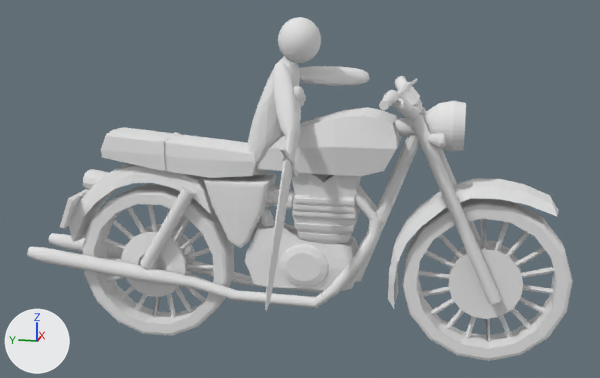
An edit to the OBJ model Resources/bossbik2/bossbik2.obj, drawn before and after from the same camera.
Both versions are drawn from a camera (50 mm lens) standing at (-11.26, -1.14, 4.4) and looking at (-0.38, 1.04, 1.68). Arrows for +X, +Y and +Z are at lower left; the lights stay in place. Where no turn or scale is listed for an object, it has been applied to the vertices. Vertices at the same position are counted once.

Objects in the first picture: 'Engine_1_Cube.002', 'Engine_2_Cube.002', 'Engine_3_Cube.002', 'Exhaust_left_Cylinder.001_Exhaust_left_Cylinder.003', 'Front_bumper_left_Cylinder.002', 'Front_water_Cube.002', 'Front_wheel_Cylinder.002', 'Front_wheel_inside_Cylinder.002', 'Gas_Tank_Cube.002', 'Rear_water_Cube.002', 'Rear_wheel_Cylinder.002', 'Rear_wheel_inside_Cylinder.002', 'Seat_Cube.001', '球_球.002', '立方体.001', '立方体.002', '立方体.003'.
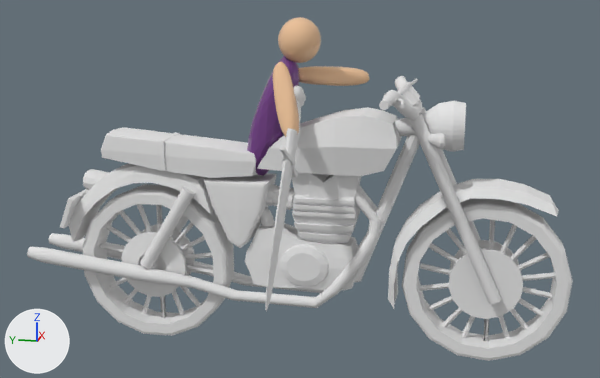
Boxes [x1, y1, x2, y2] around the edits, measured in the pictures (600 x 378 px; the box of a moved part takes in the faces that stretch with it):
'Front_wheel_inside_Cylinder.002', mesh turned: before [418, 218, 554, 342]; after [419, 220, 556, 342]
'Rear_wheel_inside_Cylinder.002', reshaped: before [103, 205, 213, 318]; after [100, 204, 213, 318]
'立方体.001', recoloured, surface changed (grey to purple): [247, 56, 300, 176] in both
'球_球.002', recoloured (white to beige): [278, 17, 321, 63] in both
'立方体.003', recoloured, surface changed (white to beige): [273, 62, 299, 137] in both
'立方体.002', recoloured, surface changed (grey to beige): [299, 66, 369, 86] in both
part 2 of me_rear_wheel_inside_cylinder_002, moved or reshaped: before [127, 207, 193, 313]; after [118, 210, 201, 307]
part 3 of me_rear_wheel_inside_cylinder_002, moved or reshaped: before [103, 237, 210, 282]; after [100, 244, 213, 275]
part 4 of me_rear_wheel_inside_cylinder_002, moved or reshaped: before [107, 248, 211, 283]; after [109, 236, 205, 289]
part 5 of me_rear_wheel_inside_cylinder_002, moved or reshaped: before [135, 218, 190, 311]; after [142, 230, 174, 314]
part 6 of me_rear_wheel_inside_cylinder_002, moved or reshaped: before [147, 205, 176, 318]; after [136, 204, 185, 315]
part 7 of me_rear_wheel_inside_cylinder_002, moved or reshaped: before [112, 220, 205, 302]; after [106, 224, 192, 277]
part 8 of me_rear_wheel_inside_cylinder_002, moved or reshaped: before [103, 258, 213, 270]; after [184, 252, 213, 260]
part 9 of me_rear_wheel_inside_cylinder_002, moved or reshaped: before [118, 231, 203, 299]; after [124, 222, 194, 305]
part 10 of me_rear_wheel_inside_cylinder_002, rebuilt: before [153, 208, 170, 317]; after [156, 205, 166, 318]

Edits to the bpy script that builds the scene:
```text
Change me_front_wheel_inside_cylinder_002:
    where me_front_wheel_inside_cylinder_002.from_pydata(...)  # 111 vertices, 196 faces; spans x -0.03..0.05, y -2.5..-0.56, z -0.6..1.34
    me_front_wheel_inside_cylinder_002 part 1: the whole mesh is turned 5.4 degrees about the x axis through its middle, then moved by (0.0, -0.04, 0.01)
Change me_rear_wheel_inside_cylinder_002:
    remove me_rear_wheel_inside_cylinder_002.from_pydata(...)  # 111 vertices, 195 faces; spans x -0.06..0.03, y 2.25..4.19, z -0.64..1.29
    add me_rear_wheel_inside_cylinder_002.from_pydata(...)  # 112 vertices, 196 faces; spans x -0.06..0.03, y 2.27..4.2, z -0.59..1.36
    me_rear_wheel_inside_cylinder_002 part 2: the loose piece of 12 vertices spanning x -0.06..0.03, y 2.71..3.73, z -0.53..1.18 is turned -10.2 degrees about the x axis through its middle, then moved by (0.0, 0.02, 0.06)
    me_rear_wheel_inside_cylinder_002 part 3: the loose piece of 12 vertices spanning x -0.06..0.03, y 2.29..4.14, z -0.04..0.69 is turned -10.2 degrees about the x axis through its middle, then moved by (0.0, 0.02, 0.06)
    me_rear_wheel_inside_cylinder_002 part 4: the loose piece of 12 vertices spanning x -0.06..0.03, y 2.29..4.14, z -0.04..0.68 is turned -10.2 degrees about the x axis through its middle, then moved by (0.0, 0.02, 0.06)
    me_rear_wheel_inside_cylinder_002 part 5: the loose piece of 12 vertices spanning x -0.05..0.02, y 2.7..3.73, z -0.53..1.18 is turned -10.2 degrees about the x axis through its middle, then moved by (0.0, 0.02, 0.06)
    me_rear_wheel_inside_cylinder_002 part 6: the loose piece of 12 vertices spanning x -0.05..0.02, y 3.02..3.41, z -0.64..1.29 is turned -10.2 degrees about the x axis through its middle, then moved by (0.0, 0.02, 0.06)
    me_rear_wheel_inside_cylinder_002 part 7: the loose piece of 12 vertices spanning x -0.06..0.03, y 2.45..3.98, z -0.33..0.98 is turned -10.2 degrees about the x axis through its middle, then moved by (0.0, 0.02, 0.06)
    me_rear_wheel_inside_cylinder_002 part 8: the loose piece of 12 vertices spanning x -0.06..0.03, y 2.25..4.19, z 0.29..0.36 is turned -10.2 degrees about the x axis through its middle, then moved by (0.0, 0.02, 0.06)
    me_rear_wheel_inside_cylinder_002 part 9: the loose piece of 12 vertices spanning x -0.06..0.03, y 2.45..3.98, z -0.32..0.97 is scaled about its middle by (1, 0.837, 1.2), then moved by (0.0, 0.02, 0.06)
    me_rear_wheel_inside_cylinder_002 part 10: the loose piece of 15 vertices spanning x -0.05..0.02, y 3.01..3.42, z -0.64..1.29 is rebuilt with 16 vertices and now spans x -0.05..0.02, y 3.2..3.27, z -0.59..1.36
Change me_球_球_002:
    where me_球_球_002.from_pydata(...)  # 2882 vertices, 5760 faces; spans x -0.327..0.327, y 0.83..1.41, z 3.36..3.972
    remove me_球_球_002.materials.append(mat_none_001)  # white #e7e7e7
    add me_球_球_002.materials.append(mat_none)  # picture img_p1_png
Change me_立方体_001:
    where me_立方体_001.from_pydata(...)  # 146 vertices, 288 faces; spans x -0.38..0.4, y 1.12..1.87, z 1.74..3.45
    remove me_立方体_001.materials.append(mat_none_001)  # white #e7e7e7
    me_立方体_001 part 11: texture (UV) coordinates of 288 of 288 faces, centred in x -0.37..0.39, y 1.13..1.86, z 1.75..3.45, changed; they spanned u 0.12..0.88, v 0.0..1.0 and now span u 0.84..0.91, v 0.32..0.43
    add me_立方体_001.materials.append(mat_none)  # picture img_p1_png
Change me_立方体_002:
    where me_立方体_002.from_pydata(...)  # 578 vertices, 1152 faces; spans x 0.254..0.858, y 0.245..1.312, z 2.987..3.274
    remove me_立方体_002.materials.append(mat_none_001)  # white #e7e7e7
    me_立方体_002 part 12: texture (UV) coordinates of 1152 of 1152 faces, centred in x 0.256..0.857, y 0.246..1.311, z 2.988..3.273, changed; they spanned u 0.12..0.88, v 0.0..1.0 and now span u 0.51..0.69, v 0.25..0.49
    add me_立方体_002.materials.append(mat_none)  # picture img_p1_png
Change me_立方体_003:
    where me_立方体_003.from_pydata(...)  # 578 vertices, 1152 faces; spans x -0.856..-0.23, y 0.984..1.42, z 2.439..3.4
    remove me_立方体_003.materials.append(mat_none_001)  # white #e7e7e7
    me_立方体_003 part 13: texture (UV) coordinates of 1152 of 1152 faces, centred in x -0.854..-0.231, y 0.984..1.418, z 2.442..3.399, changed; they spanned u 0.12..0.88, v 0.0..1.0 and now span u 0.51..0.69, v 0.25..0.49
    add me_立方体_003.materials.append(mat_none)  # picture img_p1_png
```
